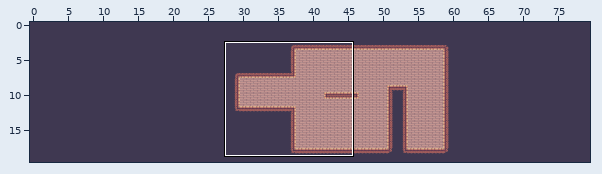
Two states of a Tiled map, Client/Game_Data/Tile/Dummy.tmx. The picture above shows the old version from afar; the outline marks the close-up.
Close-up. Earlier state:
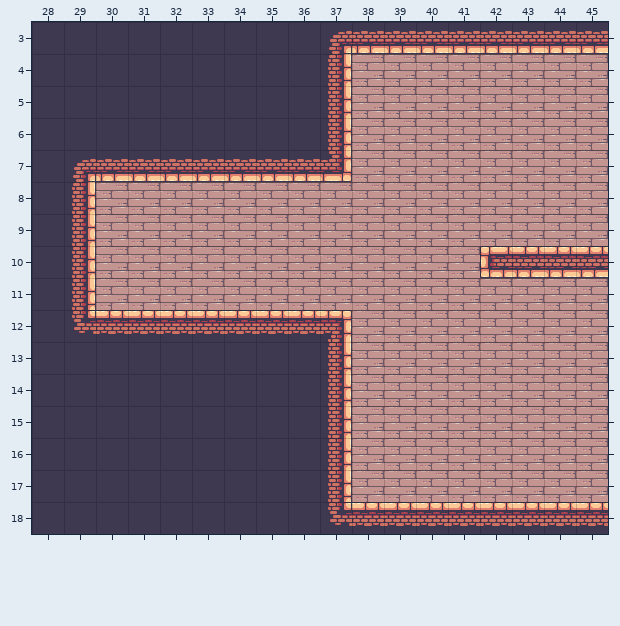
Cells are 32x32 px. Shown: x 28..45, y 3..18. The commit also changed other parts of the map, which this record leaves out.
Now the later version:
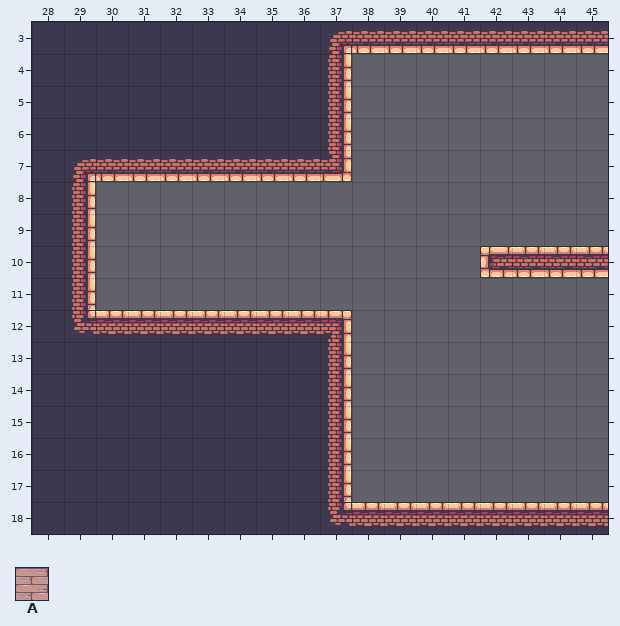
Key: from "DummyTileset": A 154.
_ is an empty cell.
Changes in this commit:
Layer "Tile Layer 1":
y 4..7: x 38..45 AAAAAAAA -> ________
y 8..9: x 30..45 AAAAAAAAAAAAAAAA -> ________________
y 10: x 30..41 AAAAAAAAAAAA -> ____________
y 11: x 30..45 AAAAAAAAAAAAAAAA -> ________________
y 12..17: x 38..45 AAAAAAAA -> ________
Where, in picture pixels (left, top, right, bottom), the same in both close-ups:
removed: (96, 54, 608, 502)
